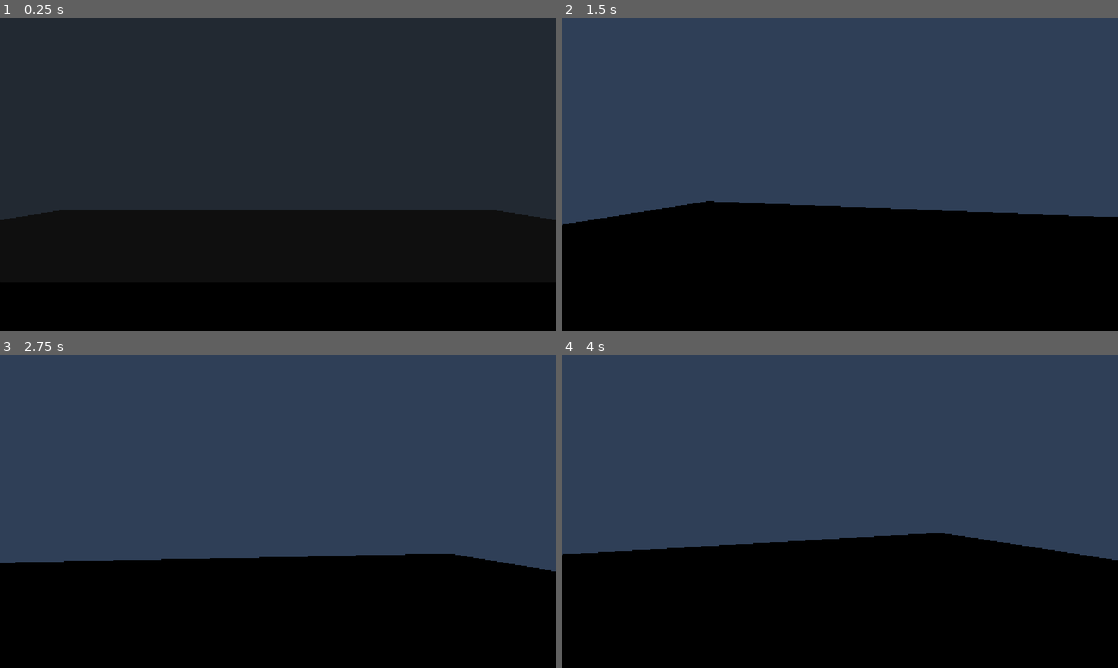
Above: before the commit, frames 1-4 (two rows, left to right).
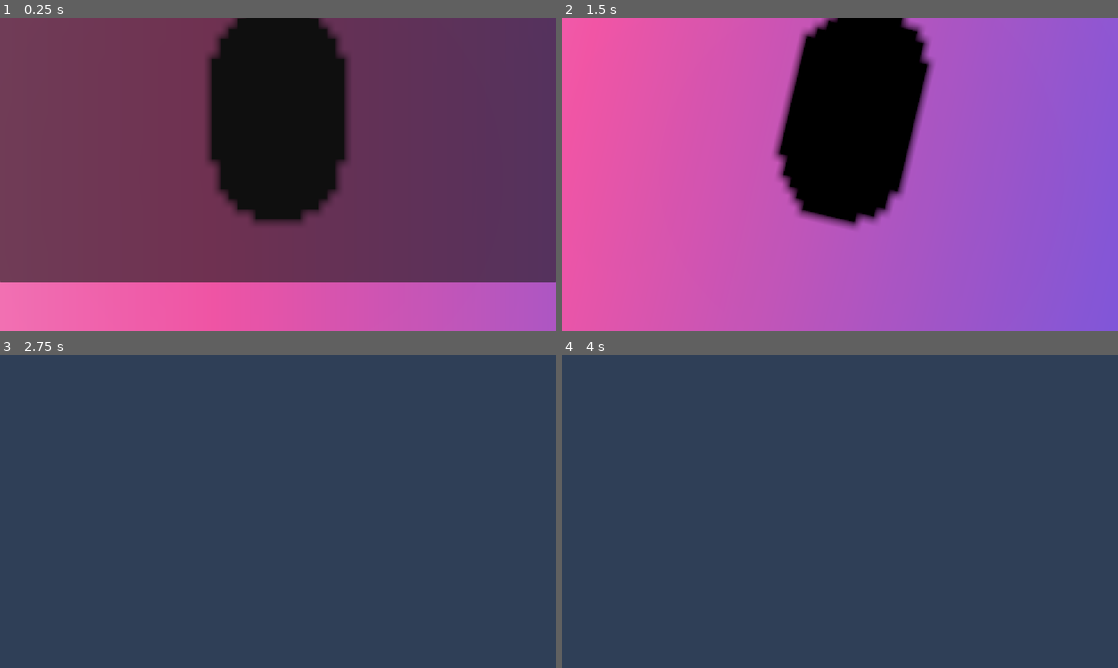
Above: after the commit, the same moments.

Repository: appellatebaton0/siege-5
Game: Godot game, scene res://scenes/main.tscn
The game is run twice, just before and just after one commit, with the same random seed, the same clock (stepped at 60 frames per second) and the same inputs.
Inputs (mouse positions are in pixels of both pictures, inside the frame that each line leads up to):
- Up to frame 1 (0.25 s): no input
- Up to frame 2 (1.5 s): tap Enter at 0.5 s; move the mouse to (867, 174) at 0.52 s; hold W (forwards, bound only after the commit) from 0.53 s (still down); move the mouse to (812, 174) at 1.27 s
- Up to frame 3 (2.75 s): keep holding W (forwards, bound only after the commit); move the mouse to (289, 505) at 2.02 s
- Up to frame 4 (4 s): keep holding W (forwards, bound only after the commit); tap Space (up, bound only after the commit) at 2.75 s; move the mouse to (834, 517) at 2.77 s; tap Enter at 3.5 s; move the mouse to (878, 514) at 3.52 s

The runs differ from the first frame. In frame 1, 99% of the frame differs, in the area x 0-100%, y 0-100%; in frame 2, 100%; in frame 3, 35%; in frame 4, 39%.

Commit message:
v0.6 - Player Controller
Got the whole PlatformerBit working for the player controller
- Jumping
- Jump Buffering
- Coyote Time
- Strafing
- Everything else a basic bean platforming controller needs. Maybe wall jumping, later.

Diff:
--- a/project.godot
+++ b/project.godot
@@ -38,6 +38,31 @@
 "events": [Object(InputEventKey,"resource_local_to_scene":false,"resource_name":"","device":-1,"window_id":0,"alt_press …(195 unchanged characters)…
 ]
 }
+forwards={
+"deadzone": 0.2,
+"events": [Object(InputEventKey,"resource_local_to_scene":false,"resource_name":"","device":-1,"window_id":0,"alt_pressed":false,"shift_pressed":false,"ctrl_pressed":false,"meta_pressed":false,"pressed":false,"keycode":0,"physical_keycode":87,"key_label":0,"unicode":119,"location":0,"echo":false,"script":null)
+]
+}
+backwards={
+"deadzone": 0.2,
+"events": [Object(InputEventKey,"resource_local_to_scene":false,"resource_name":"","device":-1,"window_id":0,"alt_pressed":false,"shift_pressed":false,"ctrl_pressed":false,"meta_pressed":false,"pressed":false,"keycode":0,"physical_keycode":83,"key_label":0,"unicode":115,"location":0,"echo":false,"script":null)
+]
+}
+left={
+"deadzone": 0.2,
+"events": [Object(InputEventKey,"resource_local_to_scene":false,"resource_name":"","device":-1,"window_id":0,"alt_pressed":false,"shift_pressed":false,"ctrl_pressed":false,"meta_pressed":false,"pressed":false,"keycode":0,"physical_keycode":65,"key_label":0,"unicode":97,"location":0,"echo":false,"script":null)
+]
+}
+right={
+"deadzone": 0.2,
+"events": [Object(InputEventKey,"resource_local_to_scene":false,"resource_name":"","device":-1,"window_id":0,"alt_pressed":false,"shift_pressed":false,"ctrl_pressed":false,"meta_pressed":false,"pressed":false,"keycode":0,"physical_keycode":68,"key_label":0,"unicode":100,"location":0,"echo":false,"script":null)
+]
+}
+up={
+"deadzone": 0.2,
+"events": [Object(InputEventKey,"resource_local_to_scene":false,"resource_name":"","device":-1,"window_id":0,"alt_pressed":false,"shift_pressed":false,"ctrl_pressed":false,"meta_pressed":false,"pressed":false,"keycode":0,"physical_keycode":32,"key_label":0,"unicode":32,"location":0,"echo":false,"script":null)
+]
+}
 
 [layer_names]
 
--- a/scenes/main.tscn
+++ b/scenes/main.tscn
@@ -1,8 +1,9 @@
-[gd_scene load_steps=22 format=3 uid="uid://dxycgxp18qyay"]
+[gd_scene load_steps=24 format=3 uid="uid://dxycgxp18qyay"]
 
 [ext_resource type="Script" uid="uid://cvqf1hrebc04p" path="res://scripts/bot.gd" id="1_0wfyh"]
 [ext_resource type="Script" uid="uid://b6iakww8271ns" path="res://scripts/bits/movemaster3d.gd" id="2_sugp2"]
 [ext_resource type="Script" uid="uid://djhmxrvyb8qik" path="res://scripts/bits/camera3d.gd" id="3_sugp2"]
+[ext_resource type="Script" uid="uid://cw1ibpybypc2" path="res://scripts/bits/movebits/control_bits/platformer3d.gd" id="3_ya4ey"]
 [ext_resource type="Script" uid="uid://b1o48vkwquyxs" path="res://scripts/values/node/manual_node.gd" id="4_jyhfs"]
 [ext_resource type="Script" uid="uid://dekpk8relyucb" path="res://scripts/bits/input.gd" id="5_tipki"]
 [ext_resource type="Script" uid="uid://dw7w6pry2g435" path="res://scripts/bits/player_animator.gd" id="6_85g3d"]
@@ -15,12 +16,15 @@
 
 [sub_resource type="CapsuleMesh" id="CapsuleMesh_tbgi4"]
 
+[sub_resource type="BoxMesh" id="BoxMesh_ya4ey"]
+size = Vector3(0.1, 0.1, 0.3)
+
 [sub_resource type="BoxShape3D" id="BoxShape3D_tefeu"]
 size = Vector3(20, 1, 20)
 
 [sub_resource type="Gradient" id="Gradient_o6xl0"]
-offsets = PackedFloat32Array(0, 0.397541, 0.5081967, 0.6639344)
-colors = PackedColorArray(0, 0, 0, 1, 0.26193392, 0.33743787, 1, 1, 0.9861278, 0.33233973, 0.67364097, 1, 1, 1, 1, 1)
+offsets = PackedFloat32Array(0, 0.397541, 0.5081967, 0.6639344, 0.8308824, 1)
+colors = PackedColorArray(0, 0, 0, 1, 0.26193392, 0.33743787, 1, 1, 0.9861278, 0.33233973, 0.67364097, 1, 1, 1, 1, 1, 0.38039216, 0.6, 1, 1, 1, 0.3647059, 1, 1)
 
 [sub_resource type="GradientTexture2D" id="GradientTexture2D_tipki"]
 gradient = SubResource("Gradient_o6xl0")
@@ -243,22 +247,38 @@
 script = ExtResource("2_sugp2")
 metadata/_custom_type_script = "uid://b6iakww8271ns"
 
+[node name="Platformer3D" type="Node" parent="Player/CharacterBody3D"]
+script = ExtResource("3_ya4ey")
+
 [node name="MeshInstance3D" type="MeshInstance3D" parent="Player"]
 mesh = SubResource("CapsuleMesh_tbgi4")
 
+[node name="MeshInstance3D" type="MeshInstance3D" parent="Player/MeshInstance3D"]
+transform = Transform3D(1, 0, 0, 0, 1, 0, 0, 0, 1, 0, 0.5026072, -0.5354805)
+mesh = SubResource("BoxMesh_ya4ey")
+
 [node name="Head" type="Node3D" parent="Player"]
 transform = Transform3D(1, 0, 0, 0, 1, 0, 0, 0, 1, 0, 0.5, 0)
 
 [node name="Camera3D" type="Camera3D" parent="Player/Head" node_paths=PackedStringArray("y_target", "x_target")]
-transform = Transform3D(1, 0, 0, 0, 1, 0, 0, 0, 1, 0, 0, -0.5702342)
+transform = Transform3D(1, 0, 0, 0, -4.371139e-08, 1, 0, -1, -4.371139e-08, 0, 0, 0)
 script = ExtResource("3_sugp2")
-y_target = NodePath("ManualNode")
-x_target = NodePath("ManualNode")
-
-[node name="ManualNode" type="Node" parent="Player/Head/Camera3D" node_paths=PackedStringArray("response")]
+y_target = NodePath("Player")
+x_target = NodePath("Head")
+
+[node name="Head" type="Node" parent="Player/Head/Camera3D" node_paths=PackedStringArray("response")]
 script = ExtResource("4_jyhfs")
 response = NodePath("../..")
 metadata/_custom_type_script = "uid://b1o48vkwquyxs"
+
+[node name="Player" type="Node" parent="Player/Head/Camera3D" node_paths=PackedStringArray("response")]
+script = ExtResource("4_jyhfs")
+response = NodePath("../../..")
+metadata/_custom_type_script = "uid://b1o48vkwquyxs"
+
+[node name="MeshInstance3D" type="MeshInstance3D" parent="Player/Head"]
+transform = Transform3D(1, 0, 0, 0, 1, 0, 0, 0, 1, 0, 0.0013391972, -0.5354805)
+mesh = SubResource("BoxMesh_ya4ey")
 
 [node name="StaticBody3D" type="StaticBody3D" parent="."]
 
@@ -340,4 +360,8 @@
 update_mouse_mode = 0
 update = true
 
+[node name="DirectionalLight3D" type="DirectionalLight3D" parent="."]
+transform = Transform3D(1, 0, 0, 0, 0.46924043, 0.8830705, 0, -0.8830705, 0.46924043, 0, 5.2764688, 3.1465485)
+shadow_enabled = true
+
 [connection signal="just_true" from="CanvasLayer/UI/Pause" to="CanvasLayer/UI/Pauser" method="animate"]
--- a/scripts/bits/camera3d.gd
+++ b/scripts/bits/camera3d.gd
@@ -15,7 +15,10 @@
 	if value != null:
 		var node = value.value()
 		if node is Node3D:
-			node.rotation += amount
+			var next_rotation:Vector3 = (node.rotation + amount)
+			next_rotation.x = clamp(next_rotation.x, deg_to_rad(0), deg_to_rad(180))
+
+			node.rotation = next_rotation
 
 
 func _input(event: InputEvent) -> void:
--- a/scripts/bits/input.gd
+++ b/scripts/bits/input.gd
@@ -13,9 +13,6 @@
 
 func _process(_delta: float) -> void:
 	if Input.is_action_just_pressed(input):
-
-		print(condition.value())
-
 		## If the condition exists, do what is required.
 		if condition != null:
 			var value := condition.value()
--- /dev/null
+++ b/scripts/bits/movebits/control2d.gd
@@ -0,0 +1,17 @@
+@abstract class_name ControlBit2D extends MoveBit2D
+## A MoveBit that allows player control, with throughput for inputs.
+
+enum inp{
+	left, ## When the player is trying to go left
+	right, ## When the player is trying to go right
+	down, ## When the player is trying to go down
+	up, ## When the player is trying to go up
+	}
+
+## Casts ControlBit inputs to InputEvents.
+@export var inputs:Dictionary[inp, String] = {
+	inp.left: "left",
+	inp.right: "right",
+	inp.down: "down",
+	inp.up: "up"
+}
--- a/scripts/bits/movebits/control.gd
+++ b/scripts/bits/movebits/control3d.gd
@@ -1,4 +1,4 @@
-@abstract class_name ControlBit extends MoveBit2D
+@abstract class_name ControlBit3D extends MoveBit3D
 ## A MoveBit that allows player control, with throughput for inputs.
 
 enum inp{
@@ -6,6 +6,8 @@
 	right, ## When the player is trying to go right
 	down, ## When the player is trying to go down
 	up, ## When the player is trying to go up
+	forwards, ## When the player is trying to go down
+	backwards, ## When the player is trying to go up
 	}
 
 ## Casts ControlBit inputs to InputEvents.
@@ -13,5 +15,7 @@
 	inp.left: "left",
 	inp.right: "right",
 	inp.down: "down",
-	inp.up: "up"
+	inp.up: "up",
+	inp.forwards: "forwards",
+	inp.backwards: "backwards"
 }
--- a/scripts/bits/movebits/control_bits/float_control.gd
+++ b/scripts/bits/movebits/control_bits/2d/float_control.gd
@@ -1,4 +1,4 @@
-class_name FloatControlBit extends ControlBit
+class_name FloatControlBit extends ControlBit2D
 ## Allows for controlling the Bot like it's floating. (Top down)
 ## NOTE: Make sure the CharacterBody is on the Floating motion_mode.
 
--- a/scripts/bits/movebits/control_bits/vehicle_control.gd
+++ b/scripts/bits/movebits/control_bits/2d/vehicle_control.gd
@@ -1,4 +1,4 @@
-class_name VehicleControlBit extends ControlBit
+class_name VehicleControlBit extends ControlBit2D
 ## Allows for a bot to be controlled like a top-down vehicle; inputs to turn L/R, and move forwards and backwards.
 
 @export_group("Rotation", "rotation_")
--- /dev/null
+++ b/scripts/bits/movebits/control_bits/platformer3d.gd
@@ -0,0 +1,82 @@
+class_name PlatformerBit3D extends ControlBit3D
+## Provides functionality for a bot to move like a 3D platformer.
+
+@export_group("Horizontal", "horizontal_")
+## How fast the bot gets up to top speed
+@export var horizontal_acceleration := 40.0
+## How fast the bot gets up to top speed while midair
+@export var horizontal_air_acceleration := 40.0
+## The maximum speed the bot can move via this.
+@export var horizontal_max_speed := 10.0
+## The amount of friction to apply when the bot is trying to stop moving.
+@export var horizontal_friction := 60.0
+## The amount of friction to apply when the bot is trying to stop moving midair.
+@export var horizontal_air_friction := 60.0
+
+@export_group("Vertical", "vertical_")
+## The amount of velocity to apply when jumping.
+@export var vertical_jump_velocity := 10.0
+## The amount of gravity to apply to the bot.
+@export var vertical_gravity_scale := 2.0
+
+@export_group("Leniencies", "l_")
+## How long to save a jump input, in seconds.
+@export var l_jump_buffering := 0.1
+var jump_buffer := 0.0
+## How long to allow jumping after leaving the group, in seconds.
+@export var l_coyote_time := 0.1
+var coyote_timer := 0.0
+
+func phys_active(delta:float) -> void:
+
+	# Jump buffering
+	jump_buffer = move_toward(jump_buffer, 0, delta)
+	if Input.is_action_just_pressed(inputs[inp.up]):
+		jump_buffer = l_jump_buffering
+
+	# Coyote time.
+	coyote_timer = move_toward(coyote_timer, 0, delta)
+	if master.mover.is_on_floor():
+		coyote_timer = l_coyote_time
+
+	# Add gravity.
+	else:
+		master.mover.velocity += vertical_gravity_scale * master.mover.get_gravity() * delta
+
+	# Jumping
+	if jump_buffer > 0 and coyote_timer > 0:
+		master.mover.velocity.y += vertical_jump_velocity
+
+		jump_buffer = 0
+		coyote_timer = 0
+
+	# The directional input the player is giving as a vec2
+	var dir = Input.get_vector(inputs[inp.left], inputs[inp.right], inputs[inp.forwards], inputs[inp.backwards])
+	# Turn that into a vec3
+	var direction := Vector3(dir.x, 0, dir.y)
+	# Rotate it by the mover's rotation
+	direction = direction.rotated(Vector3(0,1,0), master.mover.global_rotation.y)
+
+	# Apply it to the mover.
+	if direction:
+		# Get the current acceleration
+		var current_acceleration = horizontal_acceleration if master.mover.is_on_floor() else horizontal_air_acceleration
+
+		# Set the next velocity
+		var next_velocity = master.mover.velocity
+
+		next_velocity.x = move_toward(next_velocity.x, direction.x * horizontal_max_speed, current_acceleration * delta)
+		next_velocity.z = move_toward(next_velocity.z, direction.z * horizontal_max_speed, current_acceleration * delta)
+
+
+		master.mover.velocity.x = next_velocity.x
+		master.mover.velocity.z = next_velocity.z
+	else:
+		# Get the current friction
+		var current_friction = horizontal_friction if master.mover.is_on_floor() else horizontal_air_friction
+
+		master.mover.velocity.x = move_toward(master.mover.velocity.x, 0, current_friction * delta)
+		master.mover.velocity.z = move_toward(master.mover.velocity.z, 0, current_friction * delta)
+
+func phys_inactive(_delta:float) -> void:
+	pass
--- a/scripts/bits/movebits/move2d.gd
+++ b/scripts/bits/movebits/move2d.gd
@@ -8,7 +8,7 @@
 	if parent is MoveMasterBit2D:
 		return parent
 
-	for child in get_parent().get_children():
+	for child in parent.get_children():
 		if child is MoveMasterBit2D:
 			return child
 
--- a/scripts/bits/movebits/move3d.gd
+++ b/scripts/bits/movebits/move3d.gd
@@ -1,9 +1,16 @@
 @abstract class_name MoveBit3D extends MoveBit
+## A MoveBit that's specifically 3D.
 
 ## The state machine this belongs to.
 @onready var master:MoveMasterBit3D = get_master()
 func get_master() -> MoveMasterBit3D:
 	var parent = get_parent()
-	if parent is MoveMasterBit2D:
+
+	if parent is MoveMasterBit3D:
 		return parent
+
+	for child in parent.get_children():
+		if child is MoveMasterBit3D:
+			return child
+
 	return null
--- a/scripts/bits/movemaster3d.gd
+++ b/scripts/bits/movemaster3d.gd
@@ -8,12 +8,17 @@
 var current_bit:MoveBit
 
 ## All the childed bits.
-var bits:Array[MoveBit] = get_move_bits()
+@onready var bits:Array[MoveBit] = get_move_bits()
 func get_move_bits() -> Array[MoveBit]:
 	var response_bits:Array[MoveBit]
 
 	# Append any children that are MoveBits.
 	for child in get_children():
+		if child is MoveBit:
+			response_bits.append(child)
+
+	# Append any siblings that are MoveBits.
+	for child in get_parent().get_children():
 		if child is MoveBit:
 			response_bits.append(child)
 
@@ -43,39 +48,34 @@
 		if me is CharacterBody3D:
 			mover = me
 
-	if initial_bit == null:
-		for child in get_children():
-			if child is MoveBit:
-				initial_bit = child
-				break
+	if initial_bit == null and len(bits) > 0:
+		initial_bit = bits[0]
 
 	if initial_bit != null:
 		change_bit(initial_bit)
 
 func _process(delta: float) -> void:
-	# Run the active bit.
-	if current_bit != null:
-		current_bit.active(delta)
-
-	# Run all the inactive bits.
+	# Run all bits' appropriate functions.
 	for bit in bits:
-		if bit != current_bit:
+		# If it's always running, or is the one that should be.
+		if not bit.exclusive or bit == current_bit:
+			bit.active(delta)
+		else:
 			bit.inactive(delta)
 
 func _physics_process(delta: float) -> void:
-	# Run the physically active bit.
-	if current_bit != null:
-		current_bit.phys_active(delta)
-
-	# Run all the physically inactive bits.
+	# Run all bits' appropriate functions.
 	for bit in bits:
-		if bit != current_bit:
+		# If it's always running, or is the one that should be.
+		if not bit.exclusive or bit == current_bit:
+			bit.phys_active(delta)
+		else:
 			bit.phys_inactive(delta)
 
 	## Run on mover
 	if mover != null:
 		mover.move_and_slide()
 		# Pass to the bot.
-		if bot.is_class("Node2D"):
+		if bot.is_class("Node3D"):
 			bot.global_position = mover.global_position
 			mover.position = Vector3.ZERO
Renamed: scripts/bits/movebits/control.gd.uid -> scripts/bits/movebits/control2d.gd.uid
Not shown, added: scripts/bits/movebits/control3d.gd.uid
Renamed: scripts/bits/movebits/control_bits/float_control.gd.uid -> scripts/bits/movebits/control_bits/2d/float_control.gd.uid
Renamed: scripts/bits/movebits/control_bits/vehicle_control.gd.uid -> scripts/bits/movebits/control_bits/2d/vehicle_control.gd.uid
Not shown, added: scripts/bits/movebits/control_bits/platformer3d.gd.uid
